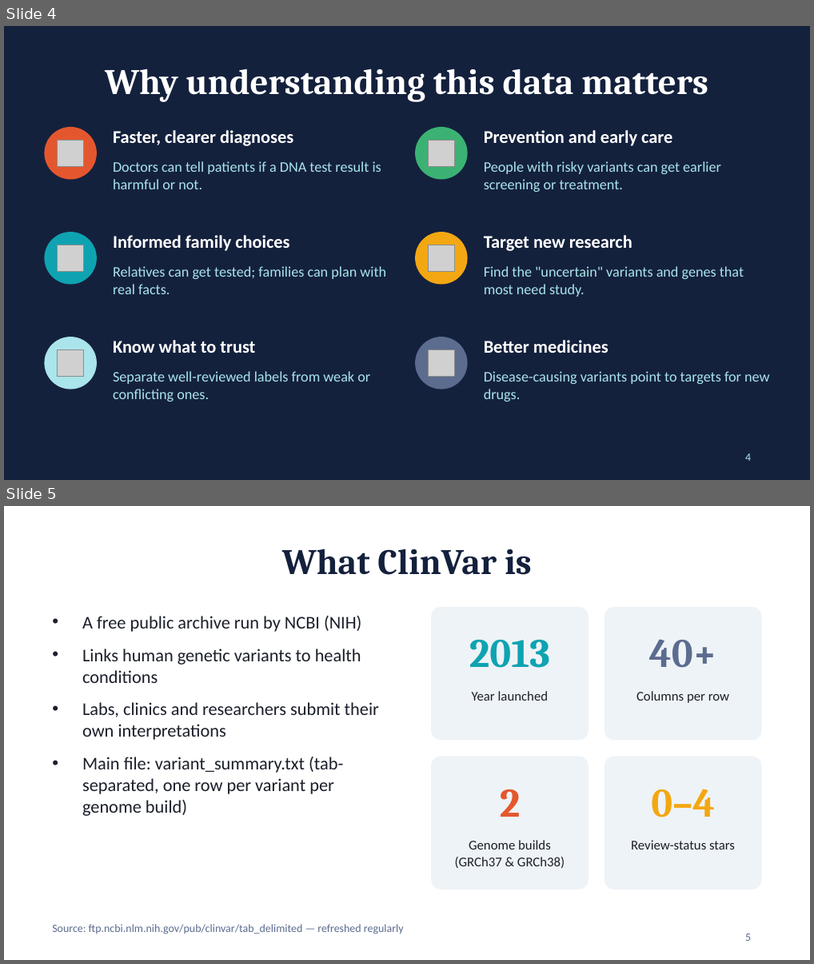
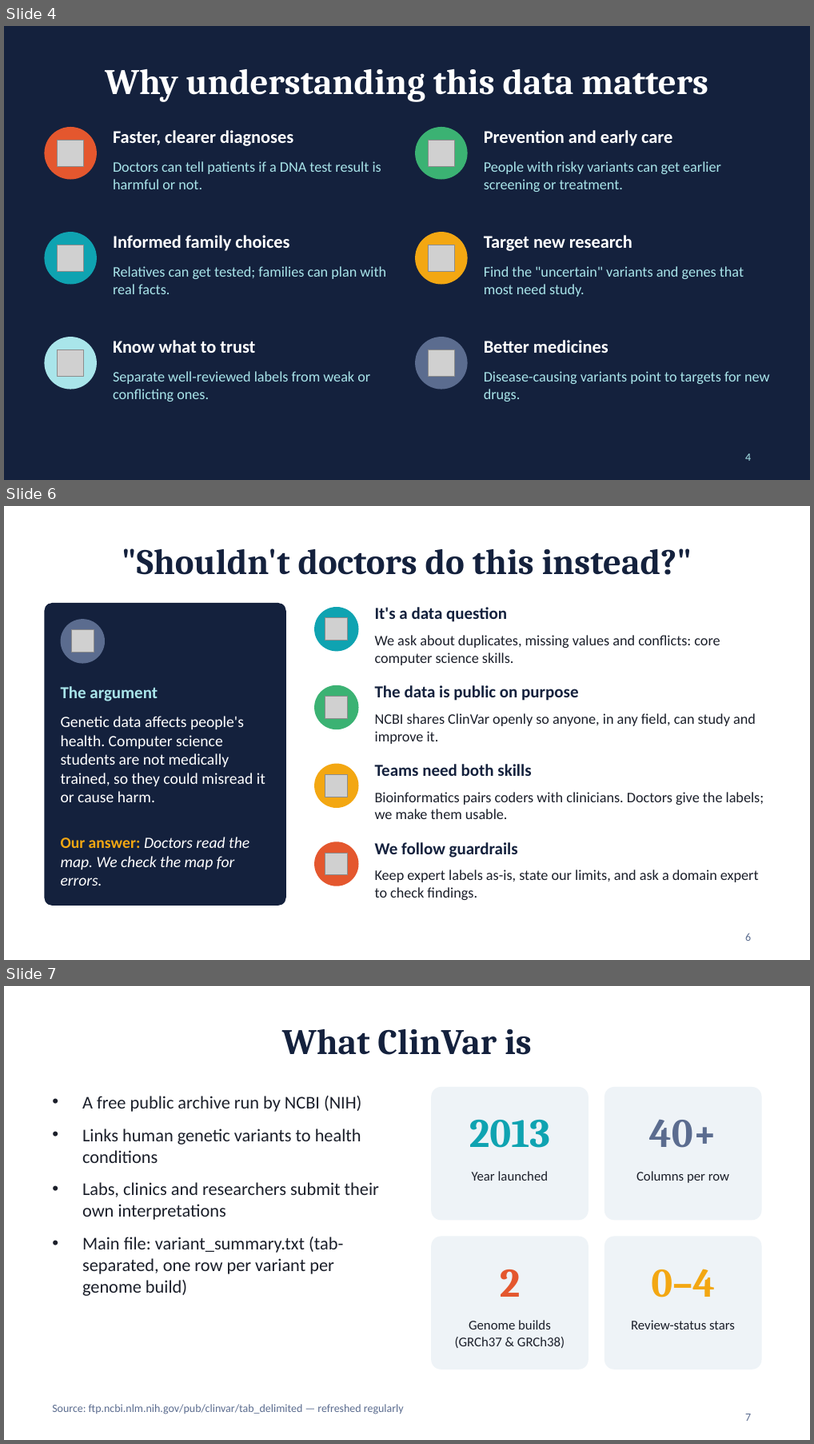
Before and after one commit to yeruka-ui/ClinVar-Data-Analysis, a slide deck: ClinVar_Dataset_Overview.pptx. Shown one above the other, each under a label of ours: slides 4 and 5 before the commit, slides 4, 6 and 7 after it; the slides between them are not shown. The pictures are 814x964 and 814x1444 pixels, drawn with LibreOffice and Linux fonts; fonts in the diff are those of the drawing; grey boxes stand for pictures. Boxes give left, top, right and bottom in pixels: in the first picture for what was removed or moved away, otherwise in the second. Text is boxed around its words. In the diff, an @@ line names an element or a change of style, - is before the commit and + after.

```diff
--- a/ClinVar_Dataset_Overview.pptx
+++ b/ClinVar_Dataset_Overview.pptx
@@ slide 6 added at bbox=[4, 506, 810, 960], background #FFFFFF @@
@@ title added at bbox=[122, 548, 693, 575], 32 pt, text #14213D, bold @@
+"Shouldn't doctors do this instead?"
@@ rounded rectangle added at bbox=[44, 603, 286, 905], fill #14213D @@
@@ ellipse added at bbox=[61, 619, 105, 664], fill #5B6C8F @@
@@ ellipse added at bbox=[314, 607, 359, 651], fill #0FA3B1 @@
@@ picture added at bbox=[326, 618, 348, 640] @@
@@ text added at bbox=[375, 607, 507, 622], 15 pt, text #14213D, bold @@
+It's a data question
@@ picture added at bbox=[72, 630, 94, 652] @@
@@ text added at bbox=[375, 635, 720, 665], 13 pt, text #1B1F2A @@
+We ask about duplicates, missing values and conflicts: core computer science skills.
@@ text added at bbox=[61, 686, 158, 701], 15 pt, text #A9E5EA, bold @@
+The argument
@@ ellipse added at bbox=[314, 685, 359, 729], fill #3BB273 @@
@@ picture added at bbox=[326, 696, 348, 719] @@
@@ text added at bbox=[375, 685, 578, 700], 15 pt, text #14213D, bold @@
+The data is public on purpose
@@ text added at bbox=[61, 716, 266, 802], 14 pt, text #FFFFFF @@
+Genetic data affects people's health. Computer science students are not medically trained, so they could misread it or cause harm.
@@ text added at bbox=[375, 713, 756, 744], 13 pt, text #1B1F2A @@
+NCBI shares ClinVar openly so anyone, in any field, can study and improve it.
@@ ellipse added at bbox=[314, 764, 359, 808], fill #F3A712 @@
@@ text added at bbox=[375, 764, 531, 776], 15 pt, text #14213D, bold @@
+Teams need both skills
@@ picture added at bbox=[326, 775, 348, 797] @@
@@ text added at bbox=[375, 792, 765, 819], 13 pt, text #1B1F2A @@
+Bioinformatics pairs coders with clinicians. Doctors give the labels; we make them usable.
@@ text added at bbox=[61, 836, 250, 885], 14 pt, text #FFFFFF, italic @@
+Our answer: Doctors read the map. We check the map for errors.
@@ ellipse added at bbox=[314, 841, 359, 886], fill #E4572E @@
@@ picture added at bbox=[326, 852, 348, 876] @@
@@ text added at bbox=[375, 842, 518, 857], 15 pt, text #14213D, bold @@
+We follow guardrails
@@ text added at bbox=[375, 869, 759, 900], 13 pt, text #1B1F2A @@
+Keep expert labels as-is, state our limits, and ask a domain expert to check findings.
@@ page number added at bbox=[746, 932, 751, 940], 10 pt, text #5B6C8F @@
+6
@@ what was slide 5 is now slide 7 @@
@@ page number at bbox=[746, 1413, 751, 1420]: text changed @@
-5
+7
```
Also in this commit, not shown: 1 other slide added.
